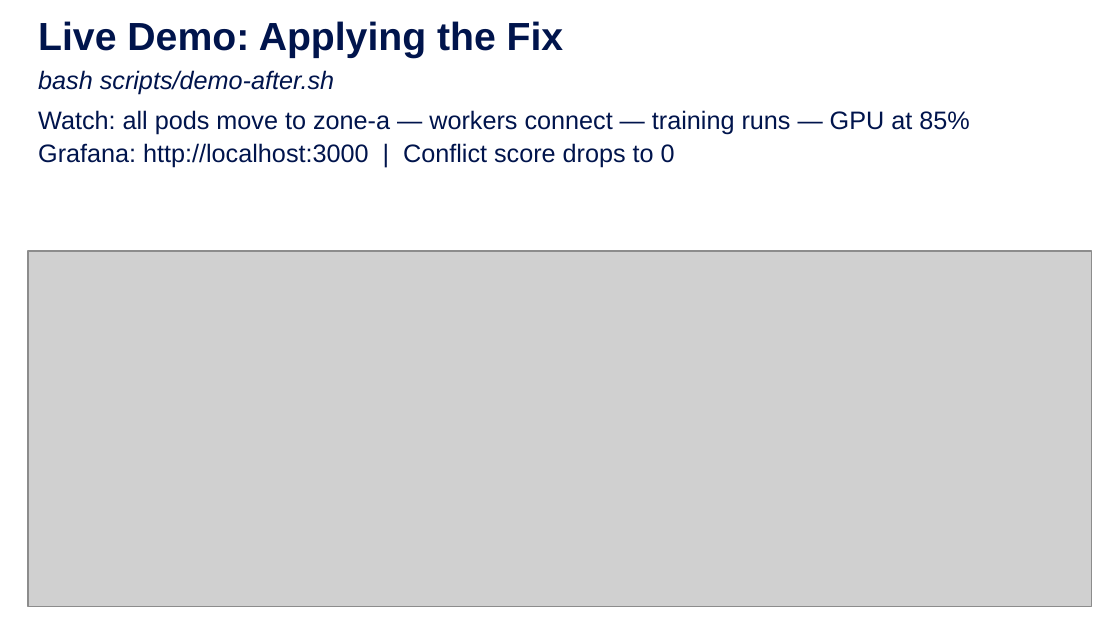
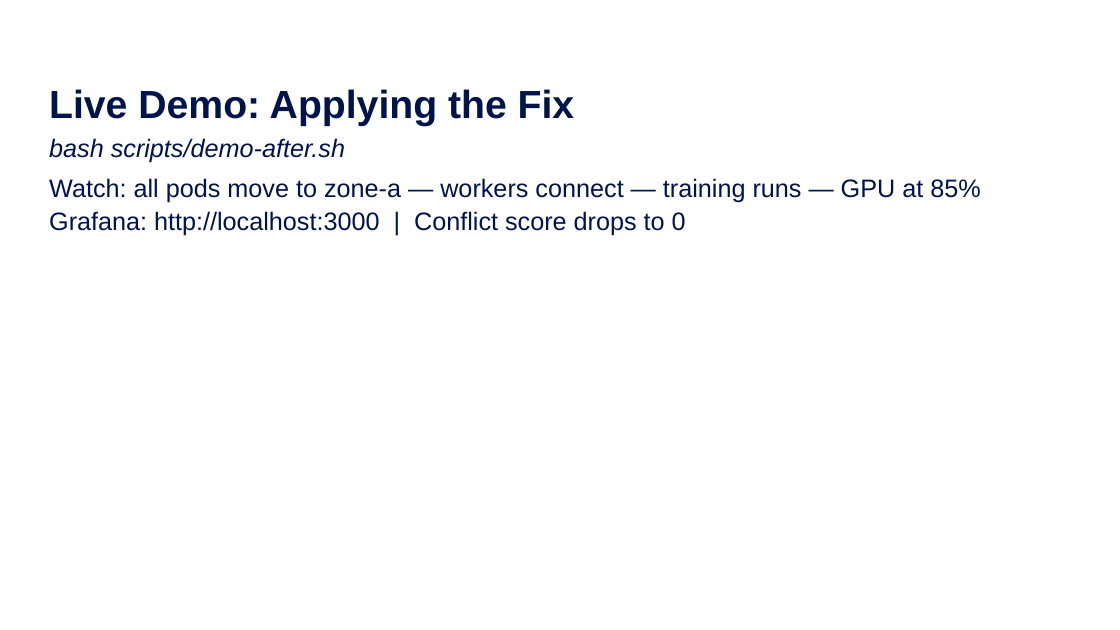
Before and after one commit to ram2valar/kubeflow-cilium-lab, a slide deck: slide 15 of kubecon-india-2026-kubeflow-cilium.pptx (slide 14 before the commit). Drawn at 1120x630 pixels with LibreOffice and Linux fonts; fonts in the diff are those of the drawing; grey boxes stand for pictures; background and template pictures are left out. Boxes give left, top, right and bottom in pixels: in the first picture for what was removed or moved away, otherwise in the second. Text is boxed around its words. In the diff, an @@ line names an element or a change of style, - is before the commit and + after.

```diff
--- a/kubecon-india-2026-kubeflow-cilium.pptx
+++ b/kubecon-india-2026-kubeflow-cilium.pptx
@@ title "Live Demo: Applying the Fix": place and size @@
-title "Live Demo: Applying the Fix" at (38, 21, 969, 168)
+title "Live Demo: Applying the Fix" at (49, 89, 980, 236)
@@ picture removed at (28, 251, 1092, 606) @@
```
Also in this commit, not shown: 10 other slides changed, 5 slides added, 3 slides removed.
